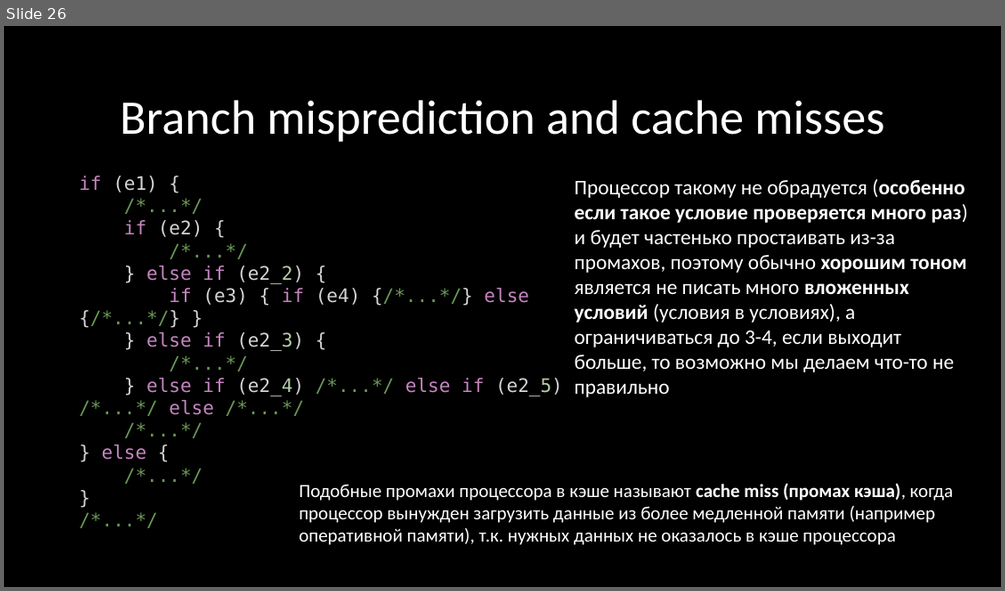
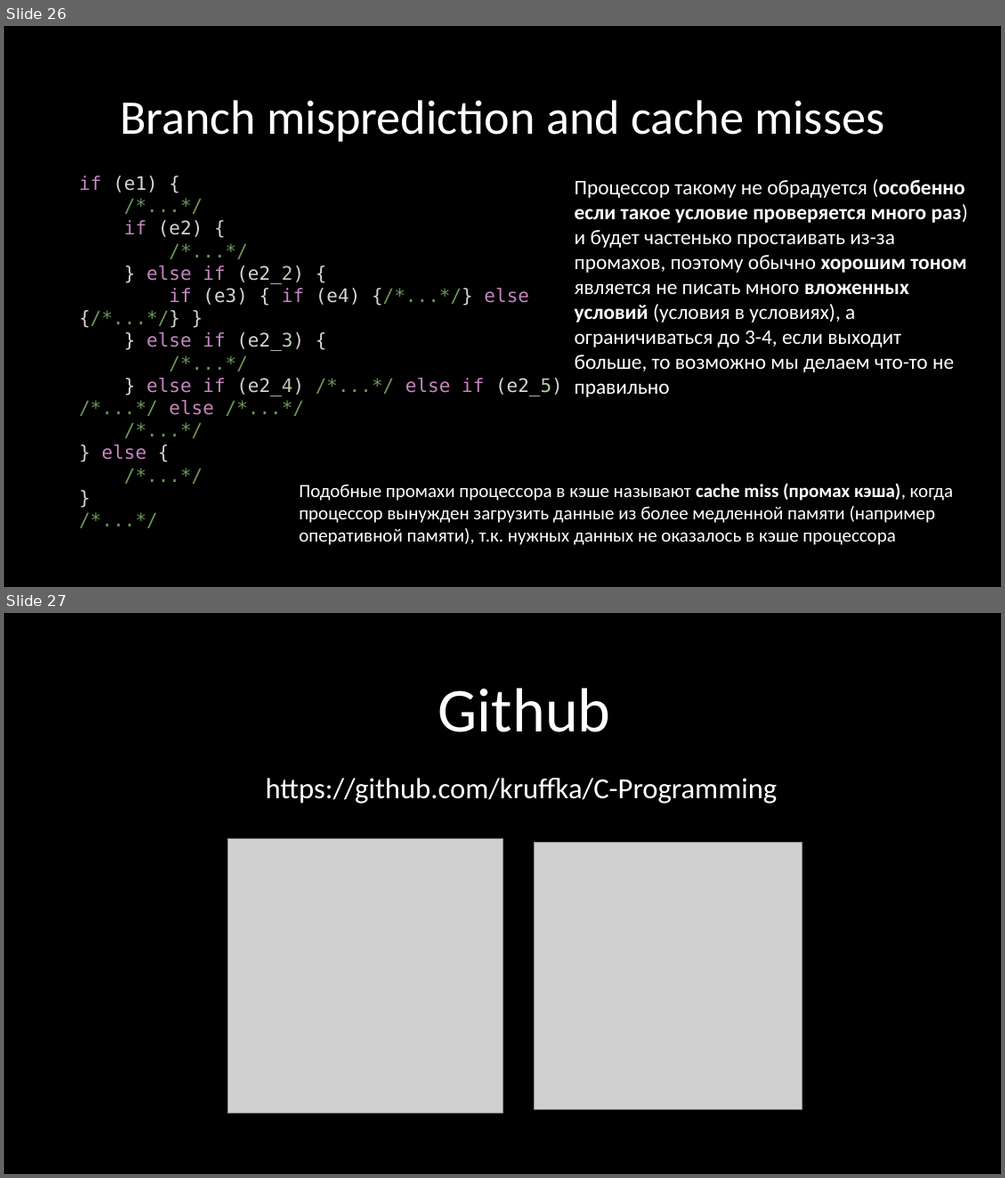
Before and after one commit to kruffka/C-Programming, a slide deck: 1_conditions/1_conditions.pptx. Shown one above the other, each under a label of ours: slide 26 before the commit, slides 26 and 27 after it. The pictures are 1005x591 and 1005x1178 pixels, drawn with LibreOffice and Linux fonts; fonts in the diff are those of the drawing; grey boxes stand for pictures. Boxes give left, top, right and bottom in pixels: in the first picture for what was removed or moved away, otherwise in the second. Text is boxed around its words. In the diff, an @@ line names an element or a change of style, - is before the commit and + after.

Commit message:
Add lecture 2: loops

```diff
--- a/1_conditions/1_conditions.pptx
+++ b/1_conditions/1_conditions.pptx
@@ slide 27 added at <box>4,613,1001,1174</box>, background #000000 @@
@@ title added at <box>438,688,611,732</box>, 60 pt, text #FFFFFF @@
+Github
@@ text added at <box>266,778,777,803</box>, 28 pt, text #FFFFFF @@
+https://github.com/kruffka/C-Programming
@@ picture added at <box>228,839,502,1113</box> @@
@@ picture added at <box>534,843,802,1110</box> @@
```
Also in this commit, not shown: 16 other files.
